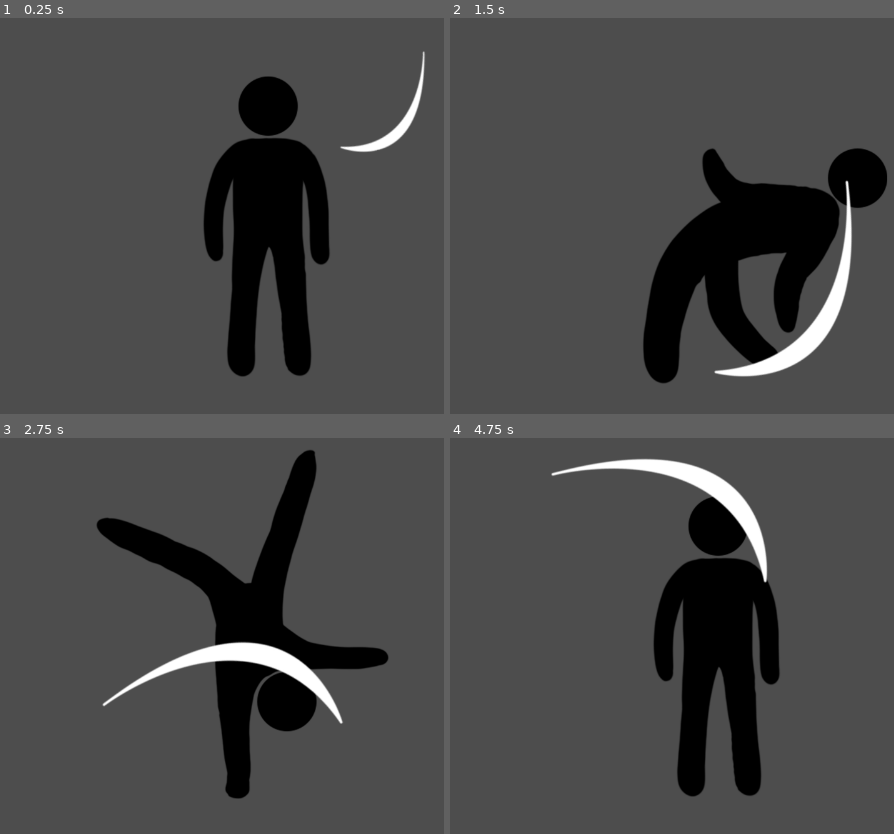
Above: before the commit, frames 1-4 (two rows, left to right).
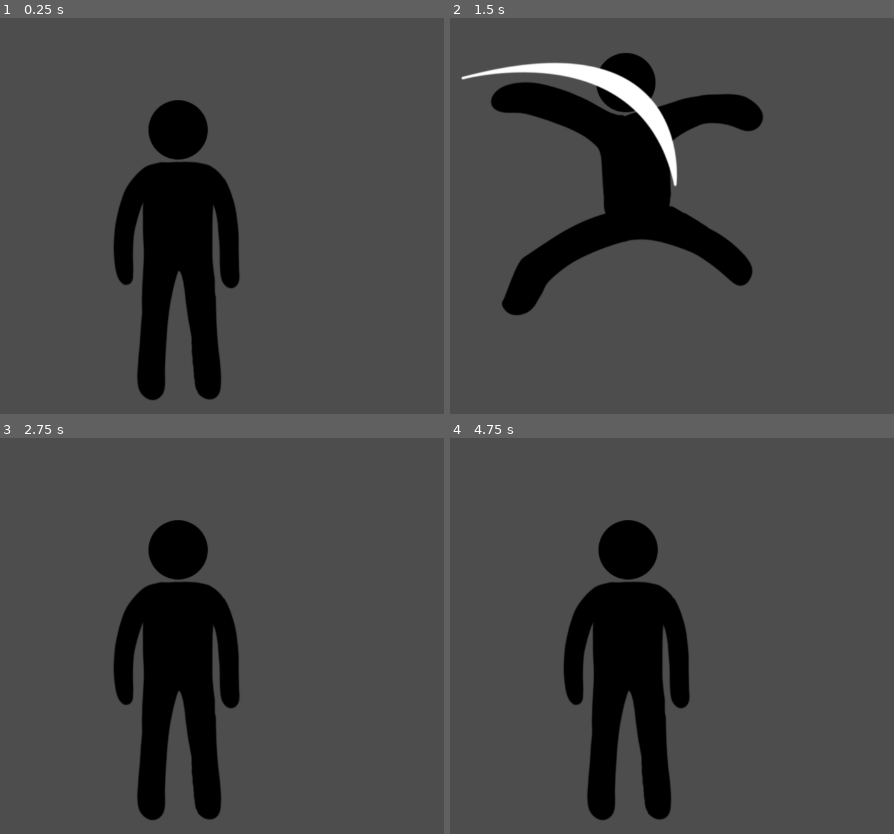
Above: after the commit, the same moments.

Repository: BP-GG/GameJam
Game: Godot game, scene res://scenes/character/character.tscn
The game is run twice, just before and just after one commit, with the same random seed, the same clock (stepped at 60 frames per second) and the same inputs. The project has no main scene, so this scene is started directly.
Inputs (mouse positions are in pixels of both pictures, inside the frame that each line leads up to):
- Up to frame 1 (0.25 s): no input
- Up to frame 2 (1.5 s): tap Enter at 0.5 s; move the mouse to (800, 188) at 0.52 s; press the mouse at (800, 188) at 0.53 s; move the mouse to (467, 231) at 1.27 s; release the mouse at (467, 231) at 1.28 s; click (467, 231) at 1.35 s
- Up to frame 3 (2.75 s): move the mouse to (257, 529) at 2.02 s; press the mouse at (257, 529) at 2.03 s
- Up to frame 4 (4.75 s): move the mouse to (587, 719) at 2.77 s; release the mouse at (587, 719) at 2.78 s; click (587, 719) at 2.85 s; move the mouse to (867, 695) at 3.52 s; press the mouse at (867, 695) at 3.53 s; move the mouse to (outside the picture) at 4.27 s; release the mouse at (outside the picture) at 4.28 s; click (outside the picture) at 4.35 s

The runs differ from the first frame. In frame 1, 23% of the frame differs, in the area x 25-96%, y 8-97%; in frame 2, 29%, in the area x 2-99%, y 8-93%; in frame 3, 22%; in frame 4, 25%.

Commit message:
Add character initial code

Diff:
--- a/project.godot
+++ b/project.godot
@@ -20,3 +20,11 @@
 window/size/viewport_height=720
 window/stretch/mode="viewport"
 window/stretch/aspect="expand"
+
+[input]
+
+Tap={
+"deadzone": 0.5,
+"events": [Object(InputEventMouseButton,"resource_local_to_scene":false,"resource_name":"","device":-1,"window_id":0,"alt_pressed":false,"shift_pressed":false,"ctrl_pressed":false,"meta_pressed":false,"button_mask":0,"position":Vector2(0, 0),"global_position":Vector2(0, 0),"factor":1.0,"button_index":1,"canceled":false,"pressed":false,"double_click":false,"script":null)
+]
+}
--- a/scenes/character/character.tscn
+++ b/scenes/character/character.tscn
@@ -1,6 +1,7 @@
-[gd_scene load_steps=20 format=3 uid="uid://bafh64um52nek"]
+[gd_scene load_steps=22 format=3 uid="uid://bafh64um52nek"]
 
 [ext_resource type="Texture2D" uid="uid://cpxf8ksiod8v1" path="res://sprites/character/Idle.png" id="1_i12sp"]
+[ext_resource type="Script" path="res://scripts/character/character.gd" id="1_yx3y3"]
 [ext_resource type="Texture2D" uid="uid://dcf18u5ilpsgw" path="res://sprites/character/Stickman1.png" id="2_y0885"]
 [ext_resource type="Texture2D" uid="uid://2vxtd1dvc3kt" path="res://sprites/character/Stickman2.png" id="3_mg5o2"]
 [ext_resource type="Texture2D" uid="uid://bqnkbkteagdvk" path="res://sprites/character/Stickman3.png" id="4_j6aka"]
@@ -85,22 +86,29 @@
 "speed": 1.0
 }]
 
-[node name="Character" type="Node2D"]
+[sub_resource type="RectangleShape2D" id="RectangleShape2D_rn3ru"]
+size = Vector2(546, 569)
 
-[node name="AnimatedSprite2D" type="AnimatedSprite2D" parent="."]
-position = Vector2(785, 352)
+[node name="Character" type="Area2D"]
+position = Vector2(641, 390)
+script = ExtResource("1_yx3y3")
+
+[node name="Figure" type="AnimatedSprite2D" parent="."]
 scale = Vector2(0.6, 0.6)
 sprite_frames = SubResource("SpriteFrames_ytmpc")
-autoplay = "default"
 frame_progress = 0.444622
 
-[node name="Idle" type="Sprite2D" parent="."]
-visible = false
-position = Vector2(580, 373)
-texture = ExtResource("1_i12sp")
-
-[node name="AnimatedSprite2D3" type="AnimatedSprite2D" parent="."]
-position = Vector2(785, 352)
+[node name="Slice" type="AnimatedSprite2D" parent="."]
 scale = Vector2(0.6, 0.6)
 sprite_frames = SubResource("SpriteFrames_y2s5t")
-autoplay = "default"
+
+[node name="CollisionShape2D" type="CollisionShape2D" parent="."]
+position = Vector2(0, -0.5)
+shape = SubResource("RectangleShape2D_rn3ru")
+
+[node name="EvadeTimer" type="Timer" parent="."]
+wait_time = 0.5
+one_shot = true
+
+[connection signal="input_event" from="." to="." method="_on_input_event"]
+[connection signal="timeout" from="EvadeTimer" to="." method="_on_evade_timer_timeout"]
--- /dev/null
+++ b/scripts/character/character.gd
@@ -0,0 +1,36 @@
+extends Node2D
+
+
+# Called when the node enters the scene tree for the first time.
+func _ready():
+	set_to_idle()
+
+func set_to_idle():
+	$Figure.frame = 0
+	$Slice.visible = false
+
+func evade_slice_animation():
+	var rng = RandomNumberGenerator.new()
+	var figure_frame_index = get_new_frame(rng, $Figure.frame, 1, 4)
+	var slice_frame_index = get_new_frame(rng, $Slice.frame, 0, 11)
+
+	$Figure.frame = figure_frame_index
+
+	$Slice.visible = true
+	$Slice.frame = slice_frame_index
+	$EvadeTimer.start()
+
+func get_new_frame(rng: RandomNumberGenerator, current_frame: int, range_start: int, range_end: int):
+	var new_frame = rng.randi_range(range_start, range_end)
+
+	while new_frame == current_frame:
+		new_frame = rng.randi_range(range_start, range_end)
+
+	return new_frame
+
+func _on_input_event(_viewport:Node, event:InputEvent, _shape_idx:int):
+	if event.is_action_pressed("Tap"):
+		evade_slice_animation()
+
+func _on_evade_timer_timeout():
+	set_to_idle()
